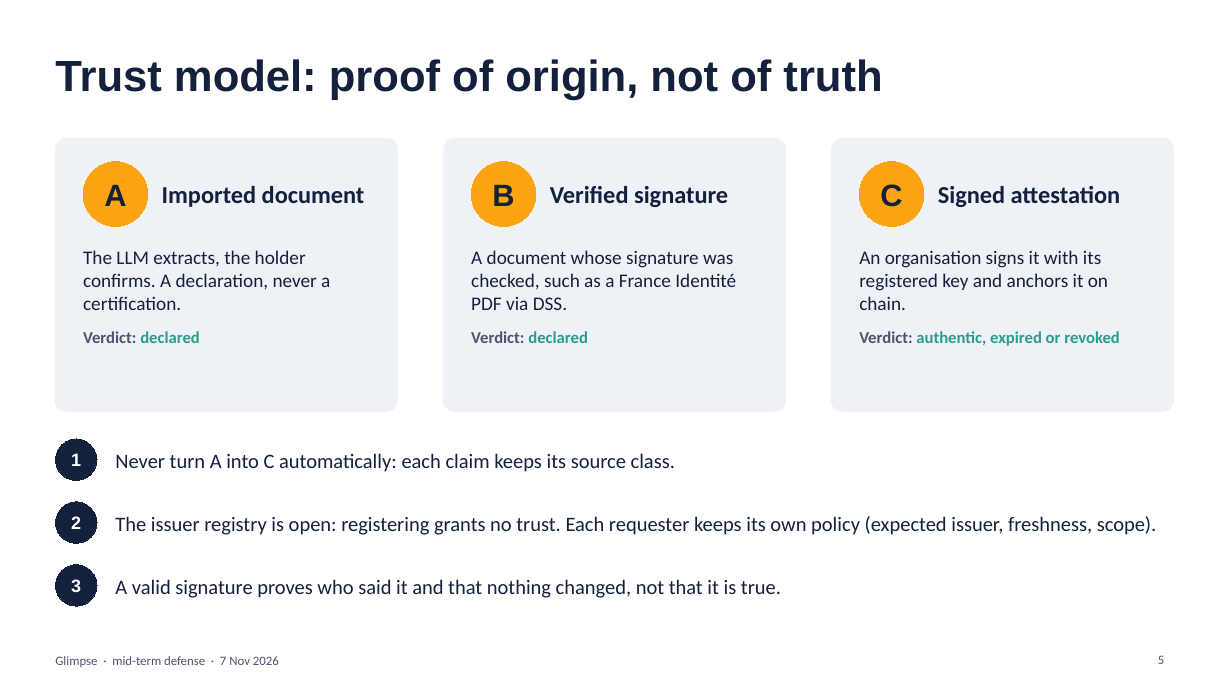
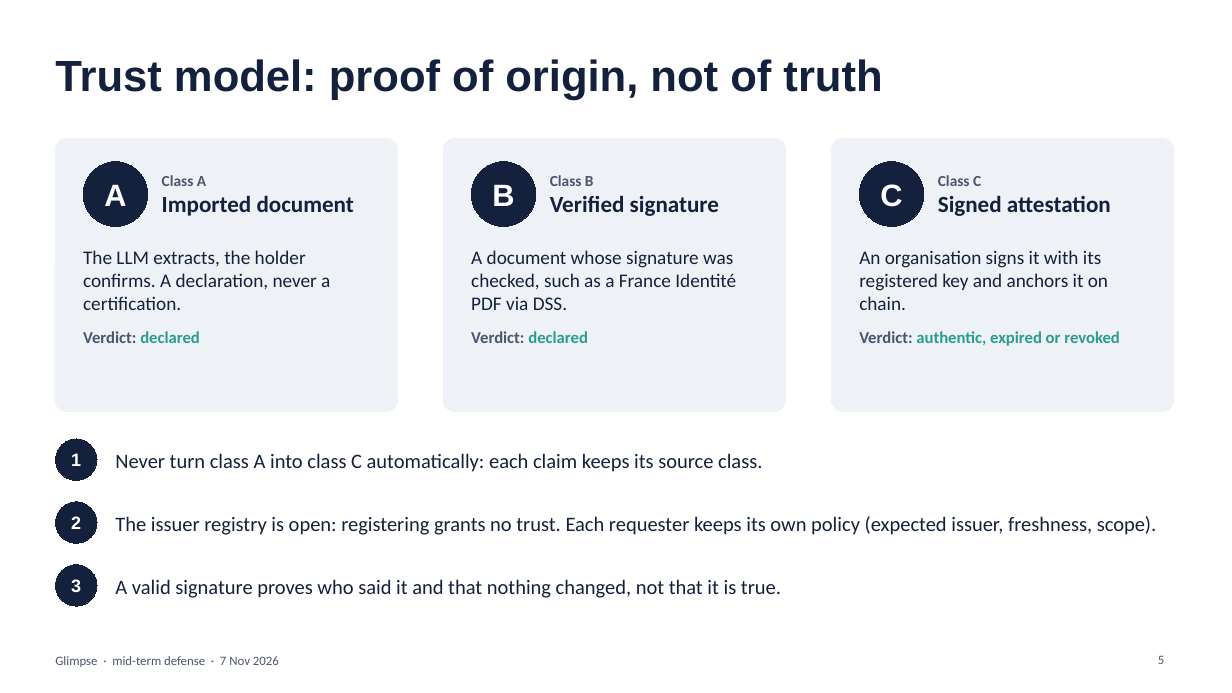
Before and after one commit to CouturierNathan/Glimpse, a slide deck: slide 5 of docs/mid-term-demo.pptx. Drawn at 1232x693 pixels with LibreOffice and Linux fonts; fonts in the diff are those of the drawing. Boxes give left, top, right and bottom in pixels: in the first picture for what was removed or moved away, otherwise in the second. Text is boxed around its words. In the diff, an @@ line names an element or a change of style, - is before the commit and + after.

Commit message:
Separate pole and source-class badges in the defense slides (#20)
The A, B and C badges meant poles on most slides and source classes on
the trust model slide. Classes now have their own badge and label.
Encrypted storage and the pole C shared types are shown as in review,
not as done, and the per-class verdicts are credited to our reading of
the doc rather than to its section 4.

```diff
--- a/docs/mid-term-demo.pptx
+++ b/docs/mid-term-demo.pptx
@@ text at <box>162,175,206,186</box>: paragraph added @@
+Class A
@@ text at <box>550,175,594,186</box>: paragraph added @@
+Class B
@@ text colour #14213D to #FFFFFF; fill #FCA311 to #14213D; outline #FCA311 0.75 pt to #14213D 0.75 pt in 3 elements at <box>83,162,148,226</box>, <box>471,162,536,226</box>, <box>860,162,924,226</box> @@
@@ text at <box>938,175,981,186</box>: paragraph added @@
+Class C
@@ text at <box>162,195,354,216</box>: size 19 to 18 pt in "Imported document" @@
@@ text at <box>550,195,719,216</box>: size 19 to 18 pt in "Verified signature" @@
@@ text at <box>938,195,1111,216</box>: size 19 to 18 pt in "Signed attestation" @@
@@ text at <box>115,453,762,472</box>: text changed @@
-Never turn A into C automatically: each claim keeps its source class.
+Never turn class A into class C automatically: each claim keeps its source class.
```
Also in this commit, not shown: 1 other slide changed.
